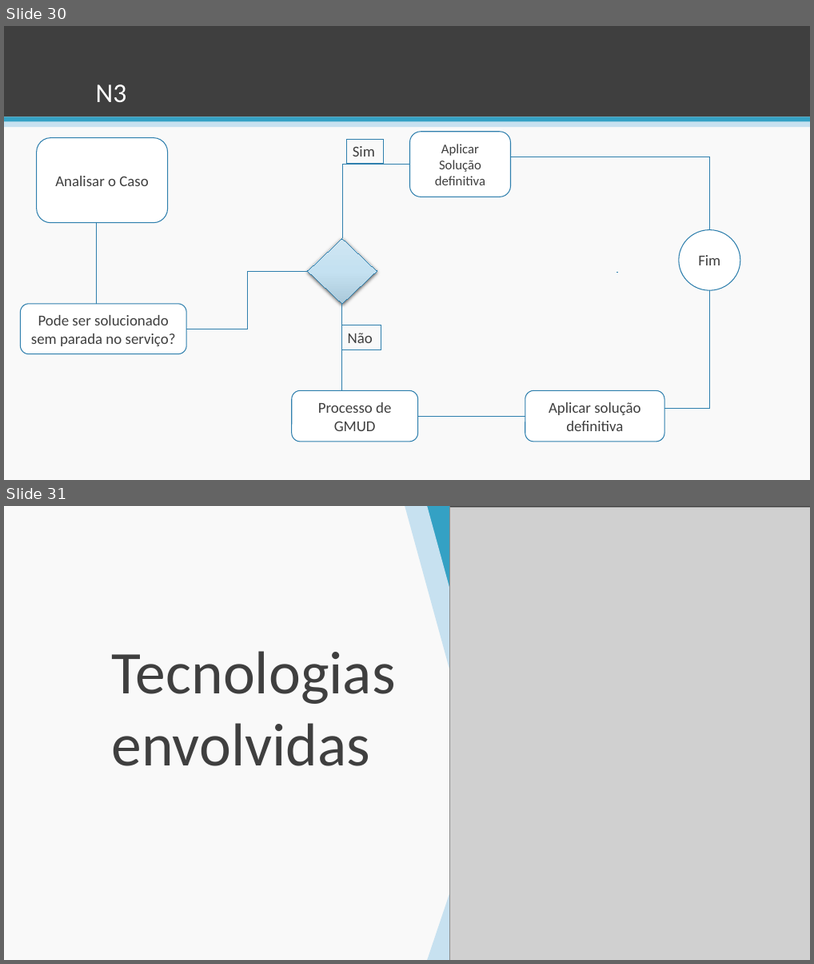
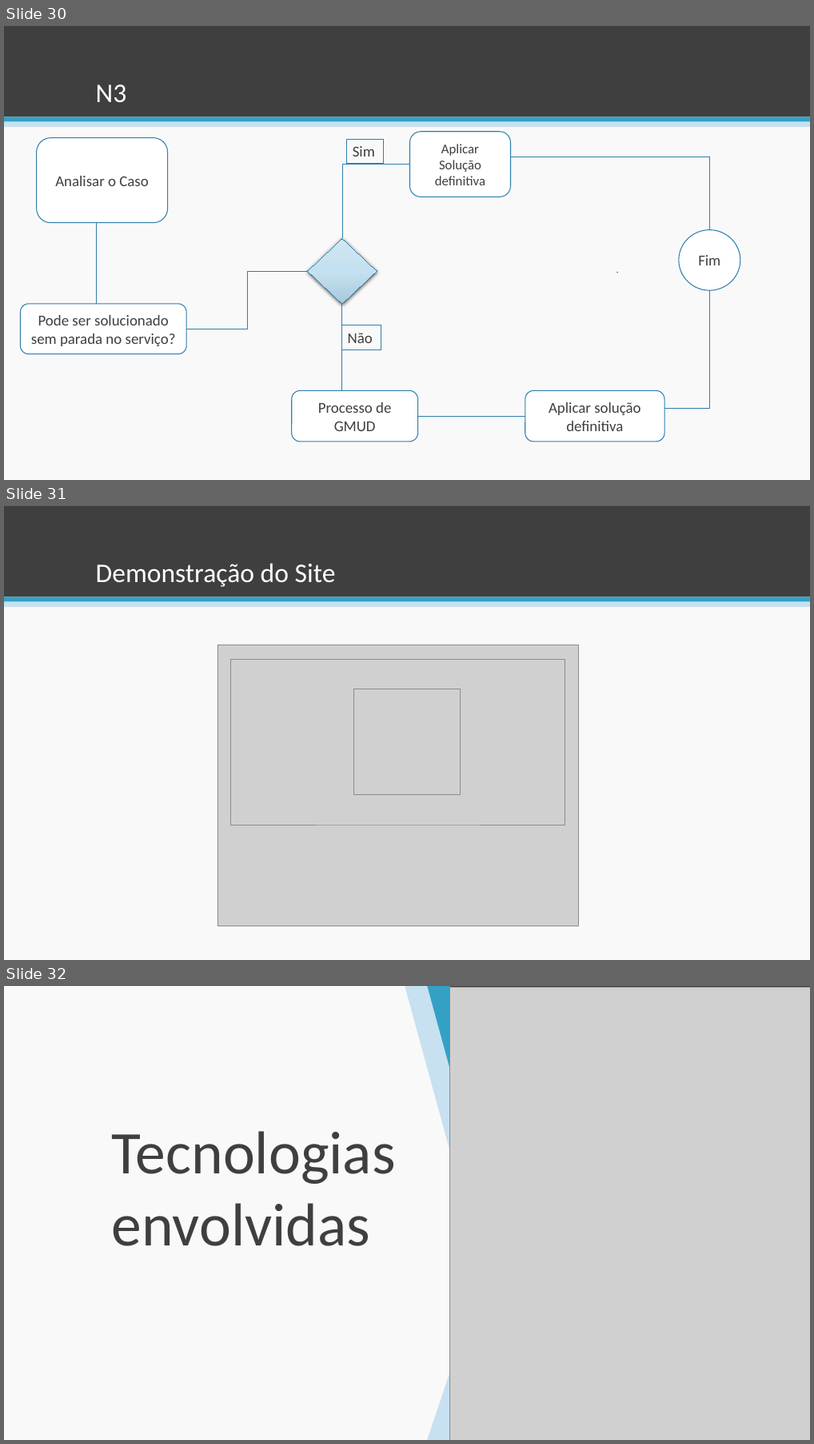
Before and after one commit to esteves-esta/TechHumi, a slide deck: documentacao/Apresentação.pptx. Shown one above the other, each under a label of ours: slides 30 and 31 before the commit, slides 30, 31 and 32 after it. The pictures are 814x964 and 814x1444 pixels, drawn with LibreOffice and Linux fonts; fonts in the diff are those of the drawing; grey boxes stand for pictures; background and template pictures are left out. Boxes give left, top, right and bottom in pixels: in the first picture for what was removed or moved away, otherwise in the second. Text is boxed around its words. In the diff, an @@ line names an element or a change of style, - is before the commit and + after.

Commit message:
adicionei slide de demonstração

```diff
--- a/documentacao/Apresentação.pptx
+++ b/documentacao/Apresentação.pptx
@@ slide 31 added at box(4, 506, 810, 960), background #F9F9F9; not listed: 3 template elements that a slide beside it also shows @@
@@ title added at box(96, 563, 336, 587), 32 pt, text #FFFFFF @@
+Demonstração do Site
@@ picture added at box(218, 644, 578, 925) @@
@@ picture added at box(231, 659, 566, 824) @@
@@ picture added at box(354, 688, 460, 795) @@
@@ what was slide 31 is now slide 32 @@
```
Also in this commit, not shown: 1 slide changed.
